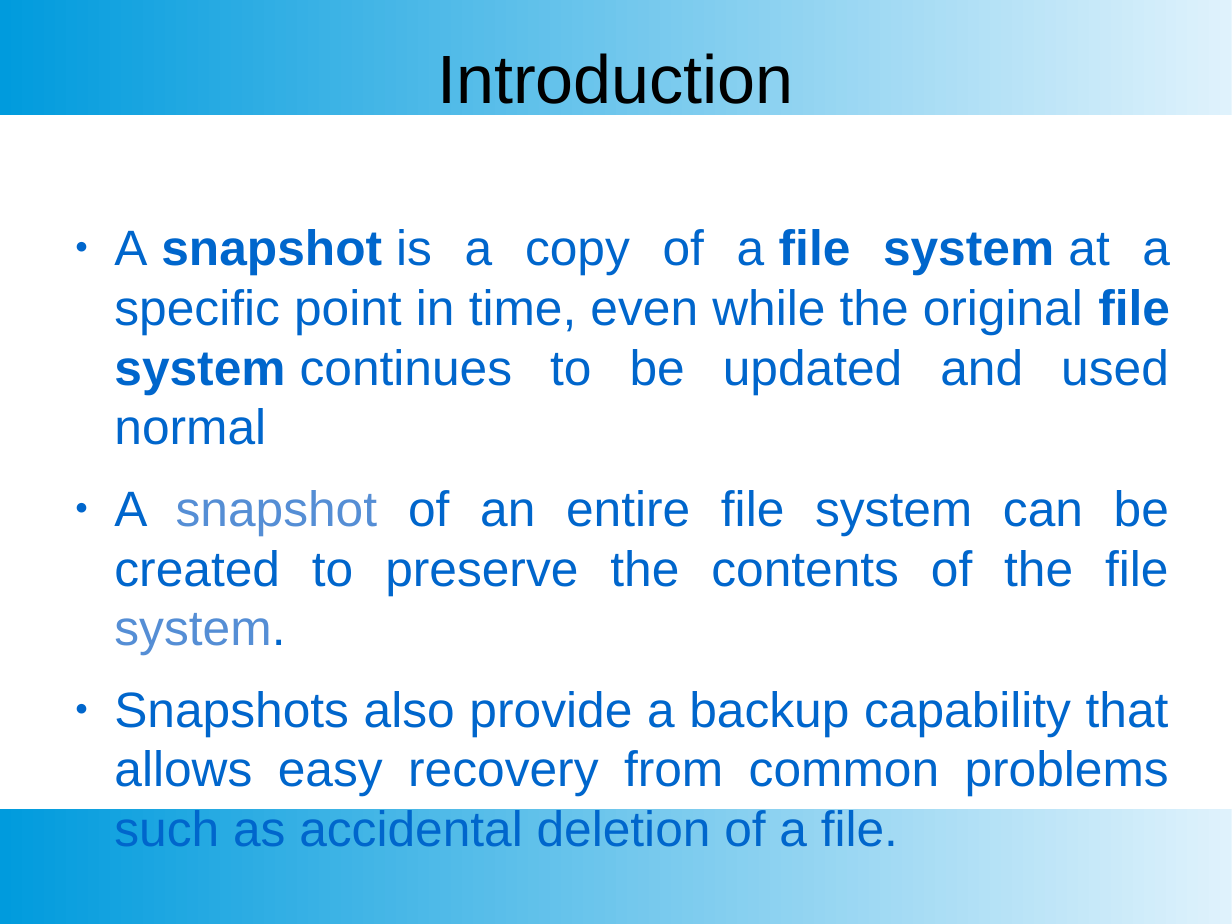
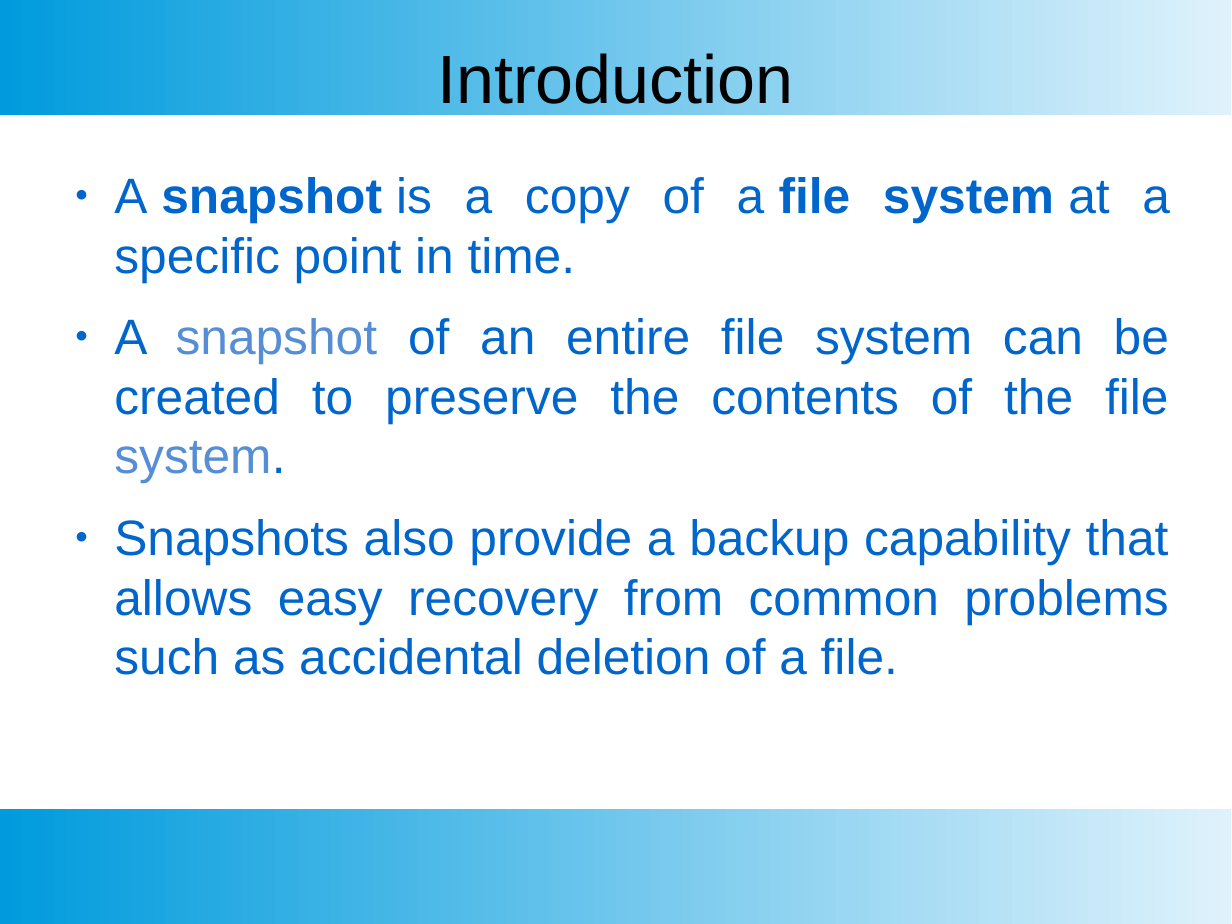
Before and after one commit to aishwarya202005/Snapshot-of-a-file-system, a slide deck: slide 3 of os project.pptx. Drawn at 1232x924 pixels with LibreOffice and Linux fonts; fonts in the diff are those of the drawing. Boxes give left, top, right and bottom in pixels: in the first picture for what was removed or moved away, otherwise in the second. Text is boxed around its words. In the diff, an @@ line names an element or a change of style, - is before the commit and + after.

Commit message:
ppt

```diff
--- a/os project.pptx
+++ b/os project.pptx
@@ text "A snapshot is a copy ...": place and size @@
-text "A snapshot is a copy ..." at (114,229,1170,847)
+text "A snapshot is a copy ..." at (114,177,1170,675)
@@ text at (114,177,1170,282): text changed @@
-● A snapshot is a copy of a file system at a specific point in time, even while the original file system continues to be updated and used normal
+● A snapshot is a copy of a file system at a specific point in time.
@@ text at (114,318,1169,675): highlight #000000 to none in "A snapshot of an entire file system ...", "Snapshots also provide a backup capability that ..." @@
```
Also in this commit, not shown: 13 other slides changed.
